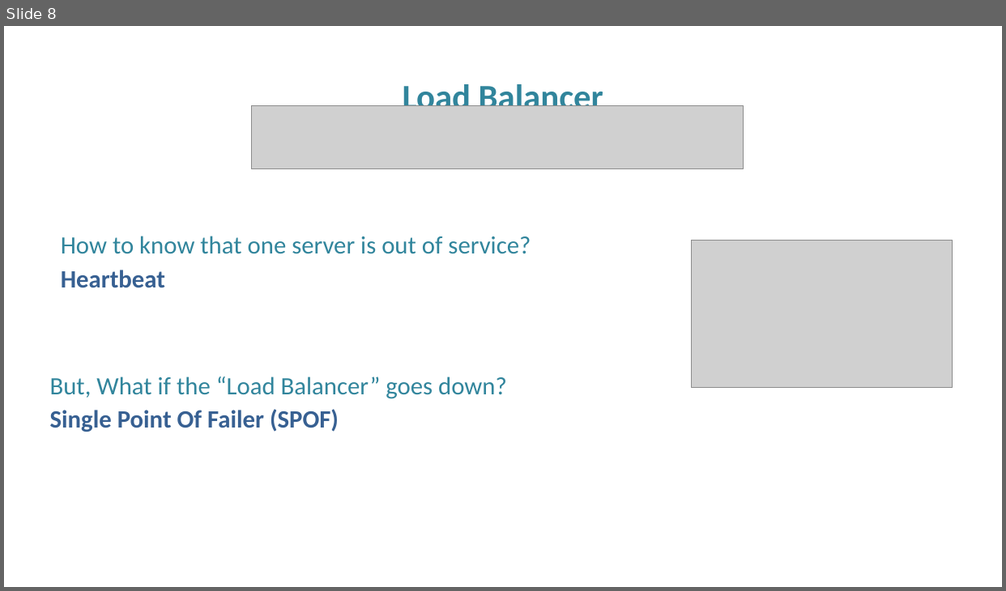
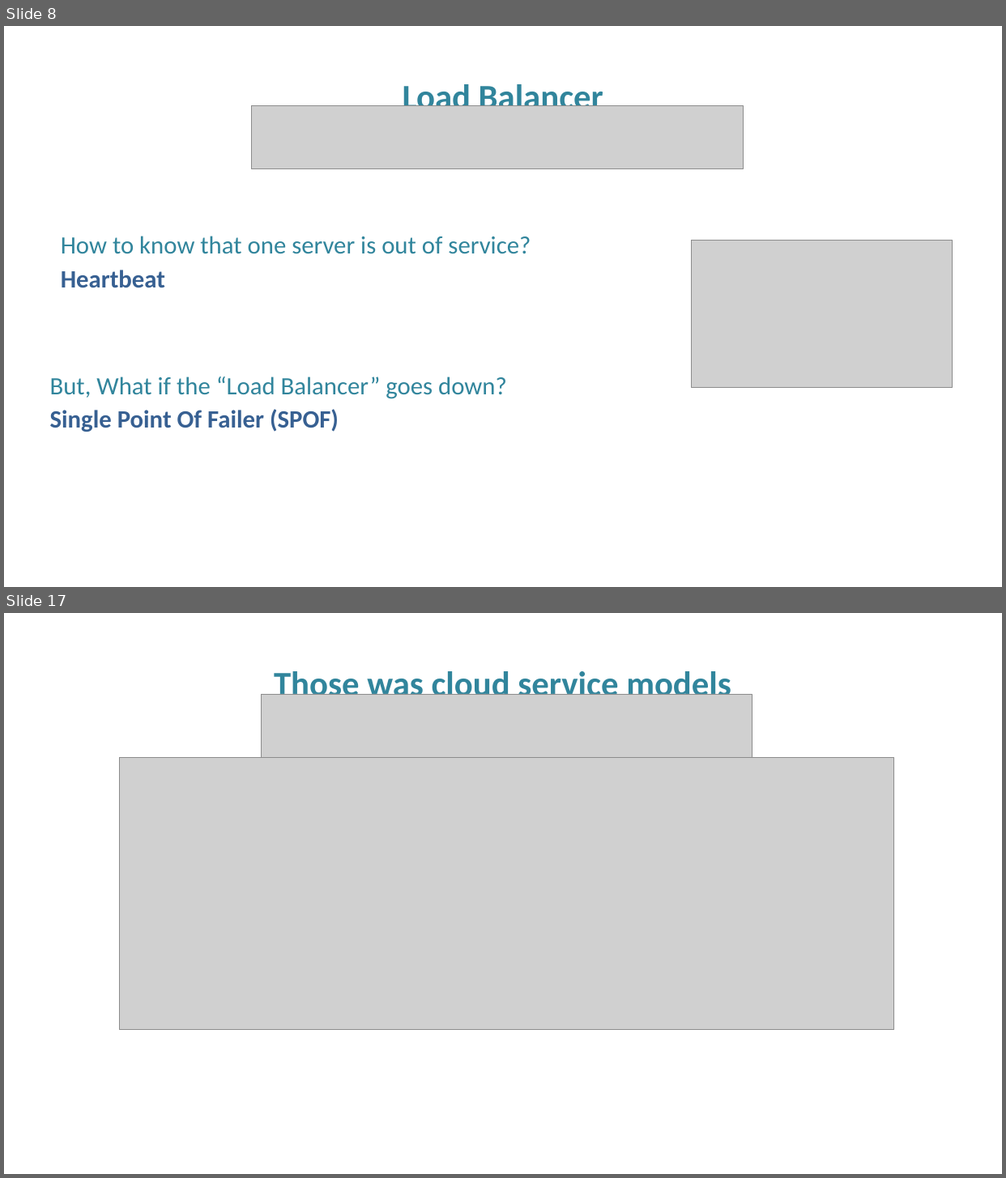
Before and after one commit to FITE-5thYear/InformationSystems, a slide deck: scaling in the cloud.pptx. Shown one above the other, each under a label of ours: slide 8 before the commit, slides 8 and 17 after it; the slides between them are not shown. The pictures are 1006x591 and 1006x1178 pixels, drawn with LibreOffice and Linux fonts; fonts in the diff are those of the drawing; grey boxes stand for pictures; background and template pictures are left out. Boxes give left, top, right and bottom in pixels: in the first picture for what was removed or moved away, otherwise in the second. Text is boxed around its words. In the diff, an @@ line names an element or a change of style, - is before the commit and + after.

```diff
--- a/scaling in the cloud.pptx
+++ b/scaling in the cloud.pptx
@@ slide 17 added at (4, 613, 1002, 1174), background picture (left out) @@
@@ text added at (274, 667, 731, 695), 50 pt, text #31859C, bold @@
+Those was cloud service models
@@ picture added at (261, 694, 752, 758) @@
@@ picture added at (119, 758, 893, 1030) @@
```
Also in this commit, not shown: 1 slide changed, 9 other slides added, 1 other file.
